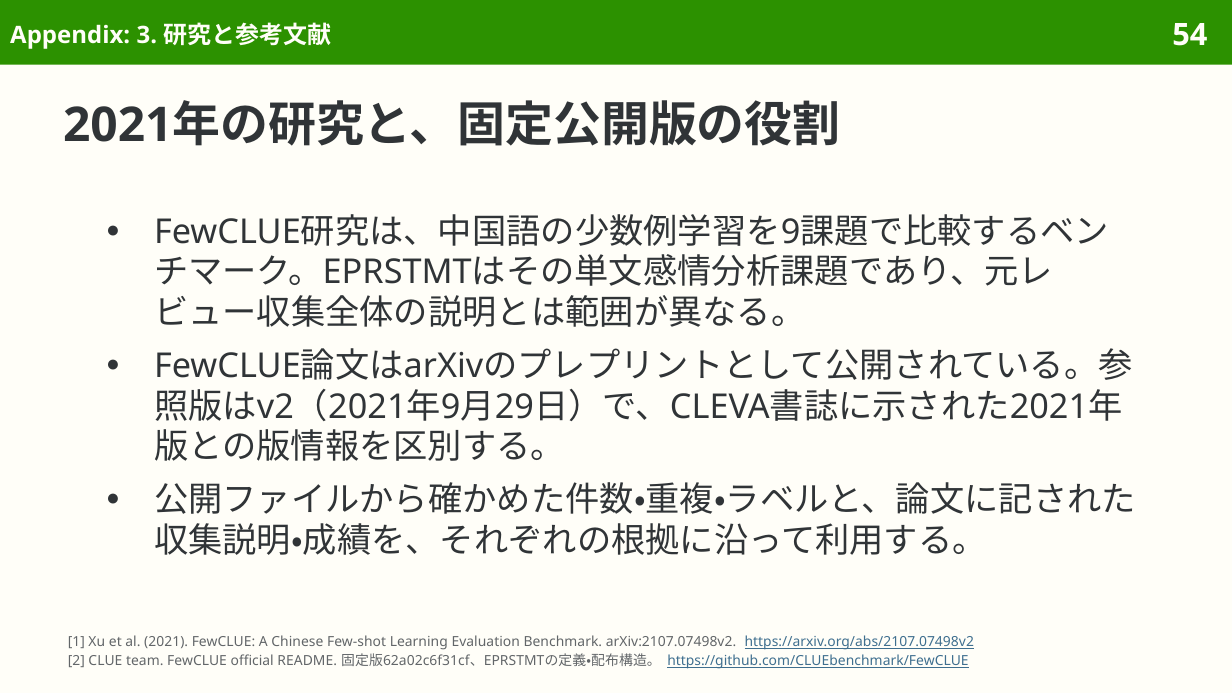
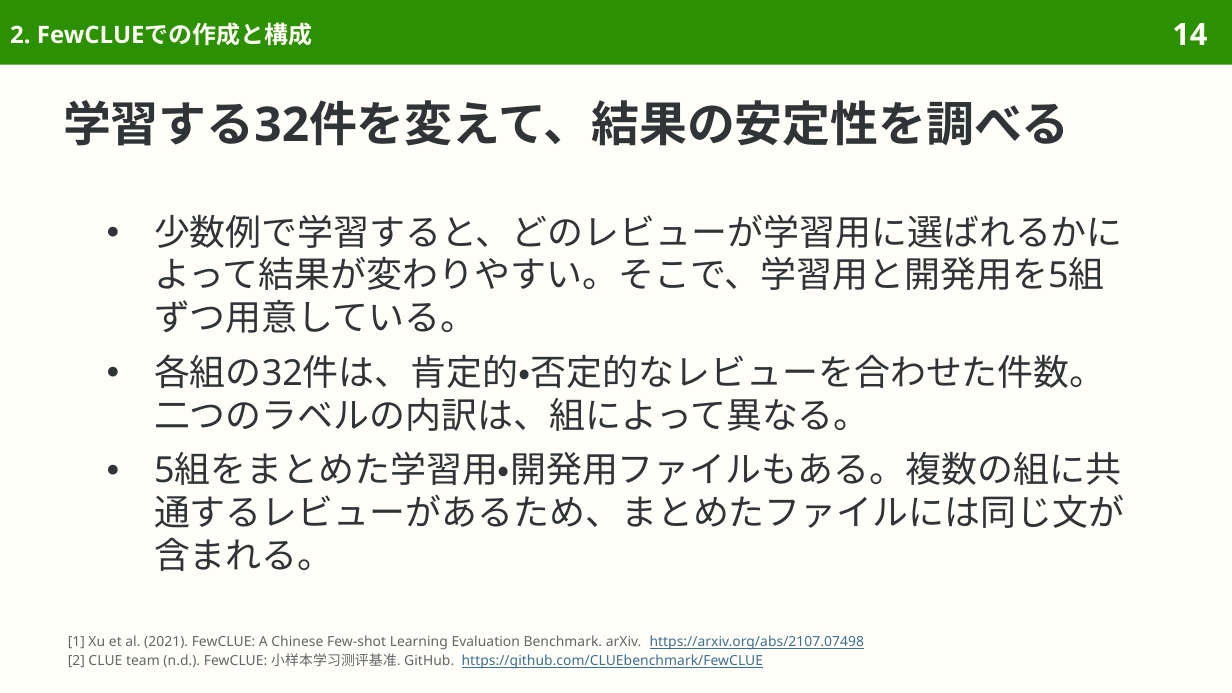
Before and after one commit to sasakiy84/datasets-in-10-minutes, a slide deck: slide 14 of slides/datasets-in-10-minutes-eprstmt.pptx (slide 54 before the commit). Drawn at 1232x693 pixels with LibreOffice and Linux fonts; fonts in the diff are those of the drawing. Boxes give left, top, right and bottom in pixels: in the first picture for what was removed or moved away, otherwise in the second. Text is boxed around its words. In the diff, an @@ line names an element or a change of style, - is before the commit and + after.

```diff
--- a/slides/datasets-in-10-minutes-eprstmt.pptx
+++ b/slides/datasets-in-10-minutes-eprstmt.pptx
@@ title at bbox=[10, 22, 313, 45]: text changed @@
-Appendix: 3. 研究と参考文献
+2. FewCLUEでの作成と構成
@@ page number at bbox=[1172, 23, 1207, 45]: text changed @@
-54
+14
@@ title at bbox=[63, 100, 1070, 146]: text changed @@
-2021年の研究と、固定公開版の役割
+学習する32件を変えて、結果の安定性を調べる
@@ text at bbox=[154, 214, 1124, 571]: text changed; size 20 to 21 pt @@
-● FewCLUE研究は、中国語の少数例学習を9課題で比較するベンチマーク。EPRSTMTはその単文感情分析課題であり、元レビュー収集全体の説明とは範囲が異なる。
-● FewCLUE論文はarXivのプレプリントとして公開されている。参照版はv2（2021年9月29日）で、CLEVA書誌に示された2021年版との版情報を区別する。
-● 公開ファイルから確かめた件数・重複・ラベルと、論文に記された収集説明・成績を、それぞれの根拠に沿って利用する。
+● 少数例で学習すると、どのレビューが学習用に選ばれるかによって結果が変わりやすい。そこで、学習用と開発用を5組ずつ用意している。
+● 各組の32件は、肯定的・否定的なレビューを合わせた件数。二つのラベルの内訳は、組によって異なる。
+● 5組をまとめた学習用・開発用ファイルもある。複数の組に共通するレビューがあるため、まとめたファイルには同じ文が含まれる。
@@ text at bbox=[68, 635, 864, 669]: text changed @@
-[1] Xu et al. (2021). FewCLUE: A Chinese Few-shot Learning Evaluation Benchmark. arXiv:2107.07498v2. https://arxiv.org/abs/2107.07498v2
-[2] CLUE team. FewCLUE official README. 固定版62a02c6f31cf、EPRSTMTの定義・配布構造。 https://github.com/CLUEbenchmark/FewCLUE
+[1] Xu et al. (2021). FewCLUE: A Chinese Few-shot Learning Evaluation Benchmark. arXiv. https://arxiv.org/abs/2107.07498
+[2] CLUE team (n.d.). FewCLUE: 小样本学习测评基准. GitHub. https://github.com/CLUEbenchmark/FewCLUE
```
Also in this commit, not shown: 35 other slides changed, 4 slides added, 21 slides removed, 40 other files.
